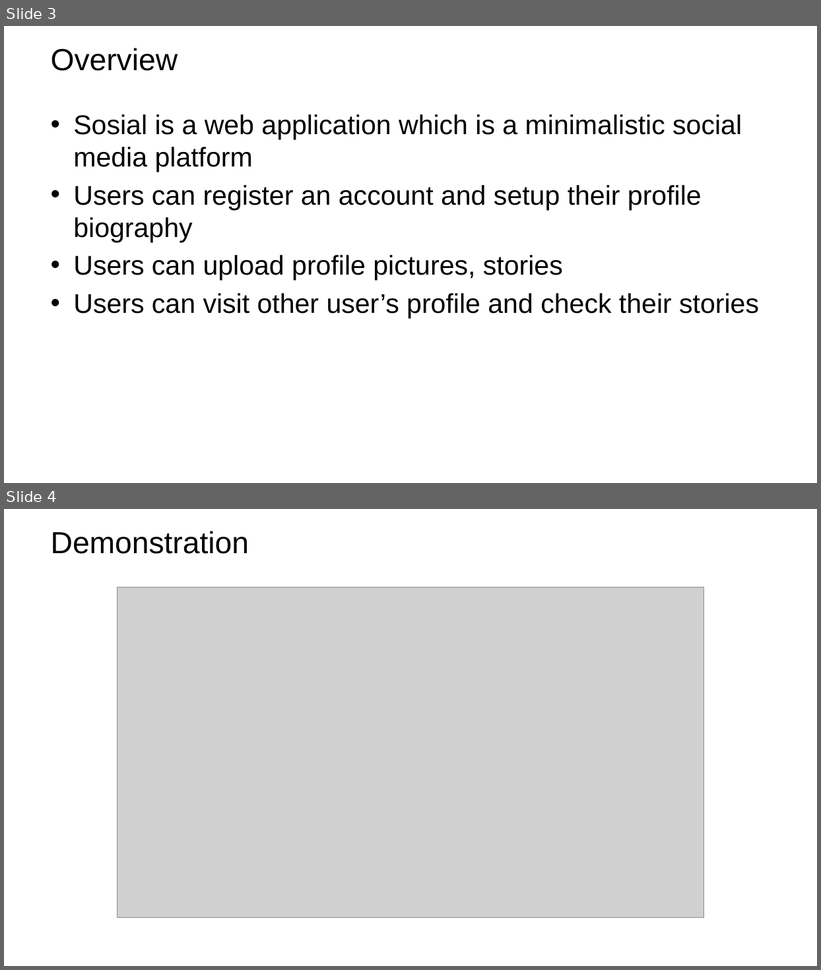
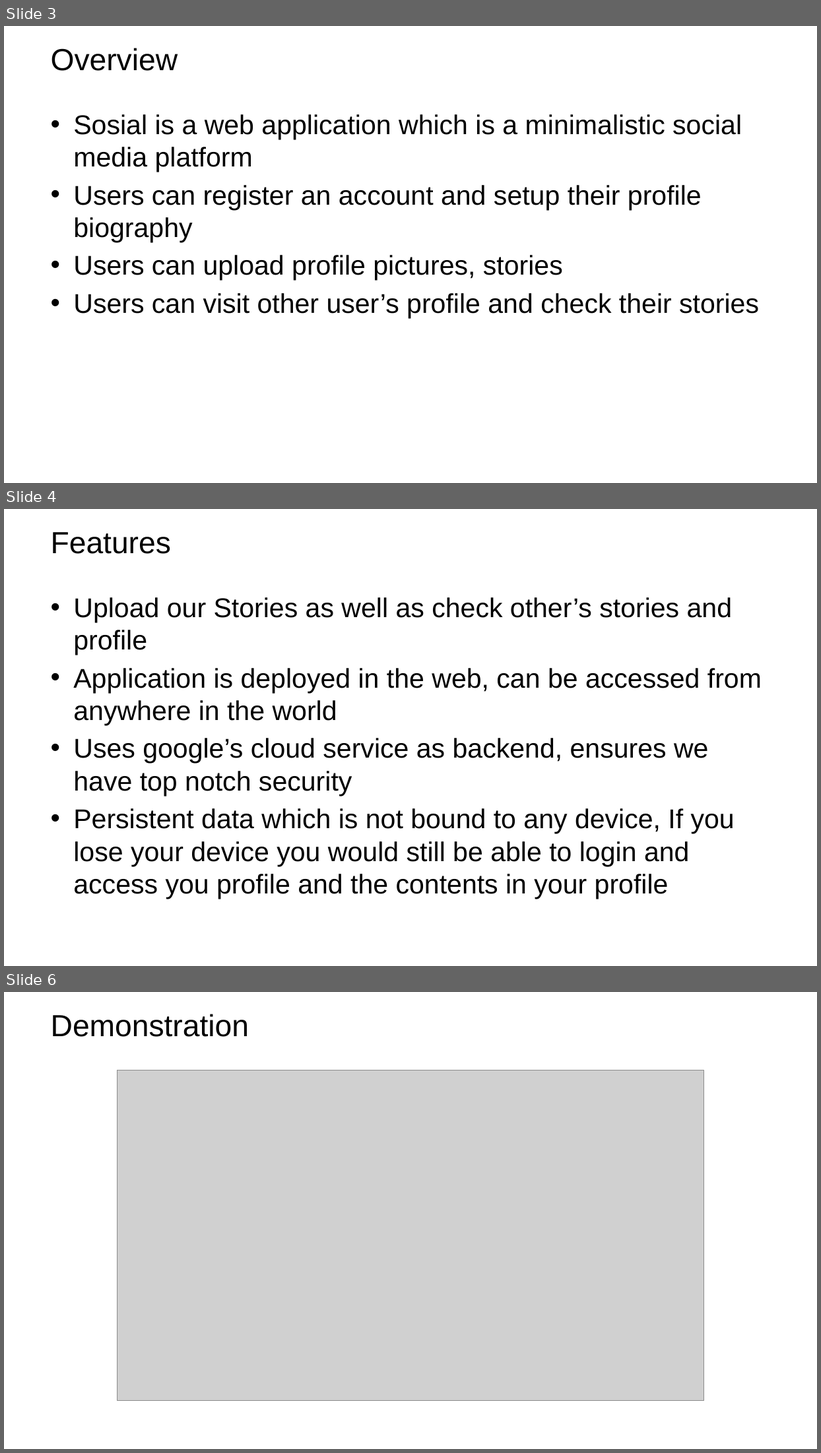
Before and after one commit to Kukupie123/sosial, a slide deck: Project/Summer Internship Project.pptx. Shown one above the other, each under a label of ours: slides 3 and 4 before the commit, slides 3, 4 and 6 after it; the slides between them are not shown. The pictures are 821x970 and 821x1453 pixels, drawn with LibreOffice and Linux fonts; fonts in the diff are those of the drawing; grey boxes stand for pictures; background and template pictures are left out. Boxes give left, top, right and bottom in pixels: in the first picture for what was removed or moved away, otherwise in the second. Text is boxed around its words. In the diff, an @@ line names an element or a change of style, - is before the commit and + after.

```diff
--- a/Project/Summer Internship Project.pptx
+++ b/Project/Summer Internship Project.pptx
@@ slide 4 added at (4, 509, 817, 966), background picture (left out) @@
@@ title added at (51, 532, 171, 554), 36 pt, text #000000 @@
+Features
@@ text added at (73, 597, 762, 899), 32 pt, text #000000 @@
+• Upload our Stories as well as check other’s stories and profile
+• Application is deployed in the web, can be accessed from anywhere in the world
+• Uses google’s cloud service as backend, ensures we have top notch security
+• Persistent data which is not bound to any device, If you lose your device you would still be able to login and access you profile and the contents in your profile
@@ what was slide 4 is now slide 6 @@
```
Also in this commit, not shown: 1 slide changed, 1 other slide added, 2 slides removed, 1 other file.
